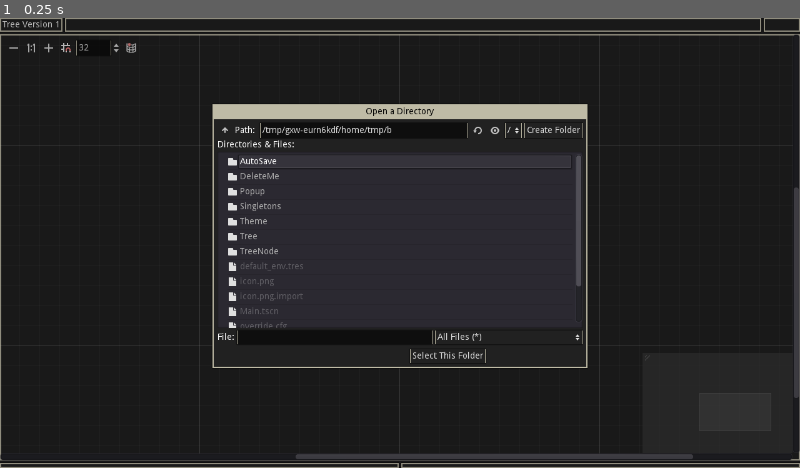
Above: before the commit, frame 1.
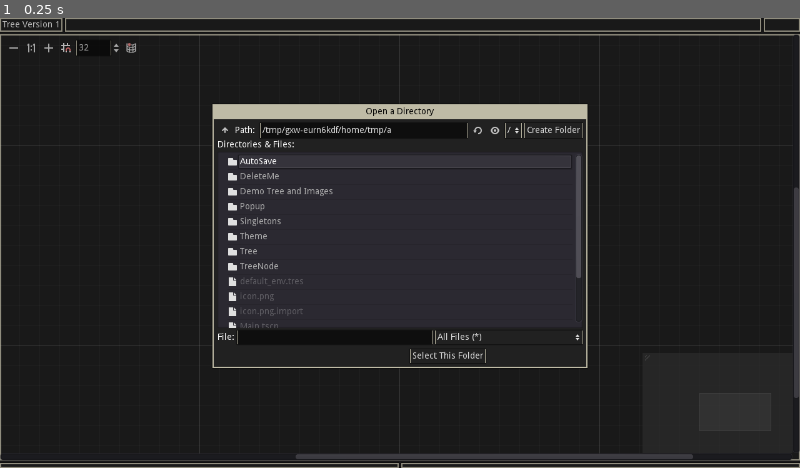
Above: after the commit, the same moment.

Repository: TheDuriel/YouHaveATree
Game: Godot game, scene res://Main.tscn
Same seed, same stepped clock (60 frames per second), same inputs: the game is played once before the commit and once after it.
Inputs:
- Up to frame 1 (0.25 s): no input

The runs differ from the first frame. In frame 1, 0.4% of the frame differs, in the area x 28-73%, y 24-69%.

Commit message:
Demo Material

Diff:
--- a/Main.tscn
+++ b/Main.tscn
@@ -4,7 +4,7 @@
 [ext_resource path="res://AutoSave/AutoSave.tscn" type="PackedScene" id=2]
 [ext_resource path="res://Tree/Tree.tscn" type="PackedScene" id=3]
 
-[node name="Main" type="VBoxContainer"]
+[node name="Main" type="VBoxContainer" index="0"]
 
 anchor_left = 0.0
 anchor_top = 0.0
--- a/Tree/Tree.gd
+++ b/Tree/Tree.gd
@@ -10,6 +10,7 @@
 
 func _ready():
 	add_valid_connection_type(0, 0)
+	add_valid_right_disconnect_type(0)
 
 
 func _on_Tree_connection_request(from, from_slot, to, to_slot):
@@ -28,6 +29,7 @@
 	if not from:
 		if selected_node and selected_node.selected:
 			from = selected_node.name
+
 	var n
 	if type == 0:
 		n = TextNode.instance()
Binary file added: Demo Tree and Images/0.png
Binary file added: Demo Tree and Images/1.png
Binary file added: Demo Tree and Images/2.png
Not shown, added: Demo Tree and Images/inner.tree
Not shown, added: Demo Tree and Images/omg/wtf.tree
Not shown, added: Demo Tree and Images/root.tree
